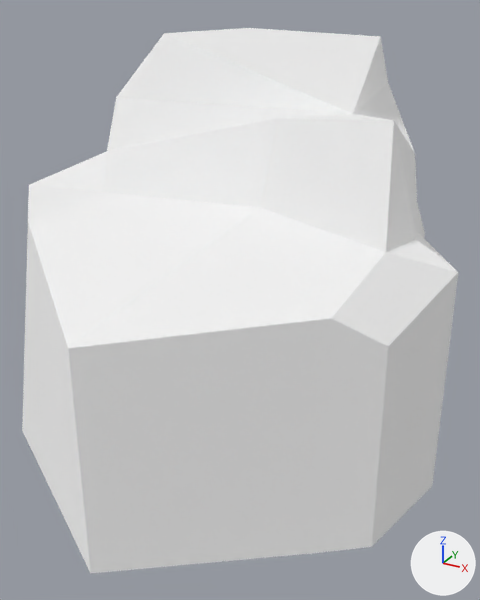
The glTF model assets/nature_lowpoly/Rock_Moss_7.glb, before and after one commit.
Camera for both pictures: a camera (50 mm lens) standing at (0.49, -1.223, 0.588) and looking at (-0.103, -0.145, 0.049). Arrows for +X, +Y and +Z are at lower right; the lights stay in place. The older version comes first.

The first picture shows 'Rock_Moss_7'.
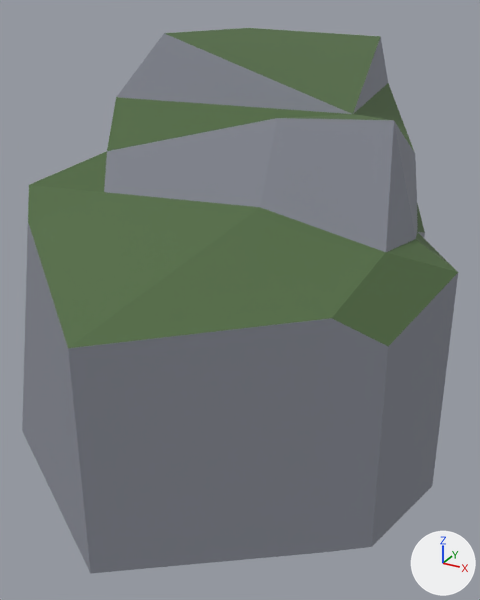
The edits, one by one:
In material 'Rock' (mat_rock), metallic goes from 1.0 to 0.0.
Material 'Rock' (mat_rock) changes colour from white #ffffff to grey #878b96; in linear values from (1.0, 1.0, 1.0) to (0.244, 0.258, 0.303).
In material 'Rock' (mat_rock), roughness goes from 1.0 to 0.9.
In material 'Green' (mat_green), metallic goes from 1.0 to 0.0.
Material 'Green' (mat_green) changes colour from white #ffffff to dark green #536d45; in linear values from (1.0, 1.0, 1.0) to (0.0874, 0.152, 0.0599).
In material 'Green' (mat_green), roughness goes from 1.0 to 0.9.

Location of each change, (x1, y1, x2, y2) in pixels of the pictures (480 x 600 px):
'Rock_Moss_7', recoloured, surface changed (darker): (22, 28, 458, 573) in both
